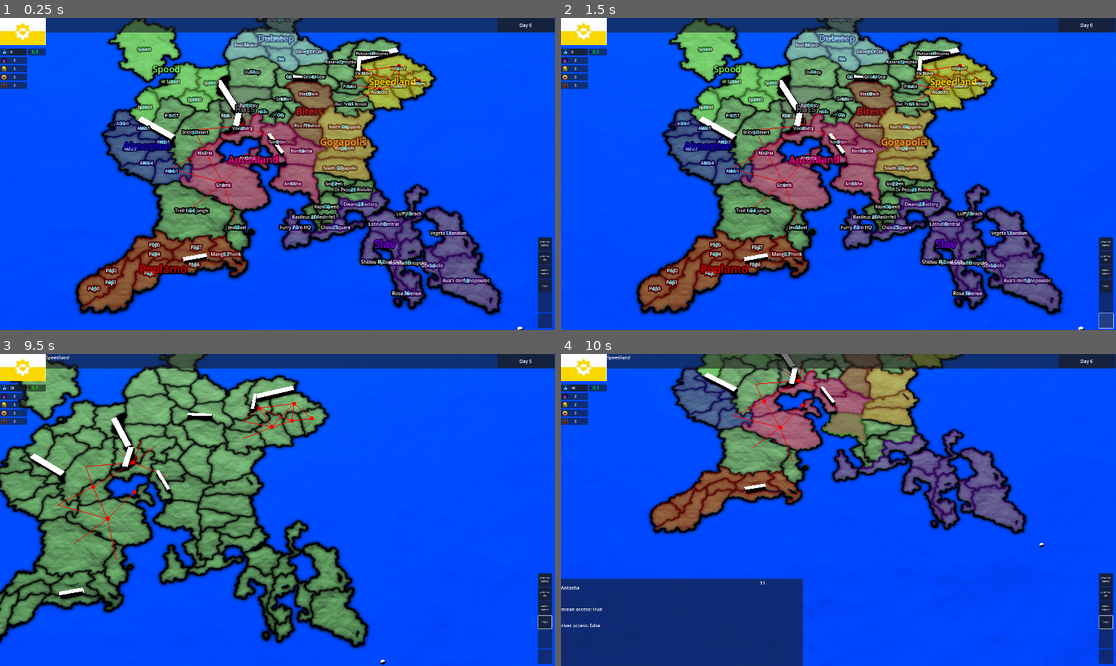
Above: before the commit, frames 1-4 (two rows, left to right).
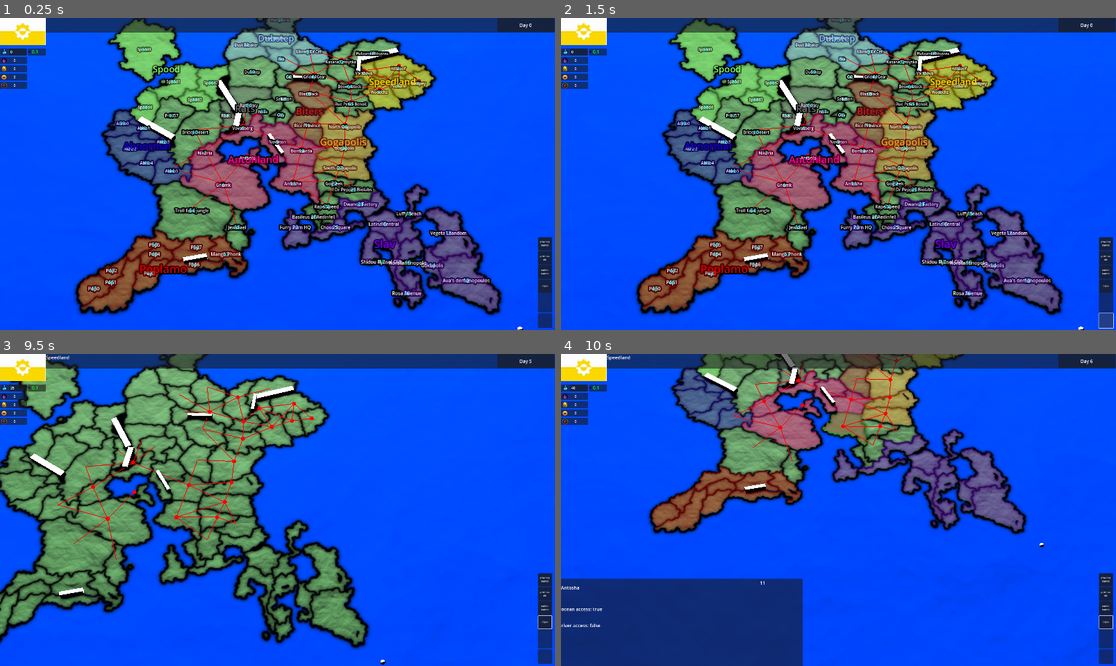
Above: after the commit, the same moments.

Repository: adrutkow/MapGame
Game: Godot game, scene res://node_3d.tscn
The game is run twice, just before and just after one commit, with the same random seed, the same clock (stepped at 60 frames per second) and the same inputs.
Inputs (mouse positions are in pixels of both pictures, inside the frame that each line leads up to):
- Up to frame 1 (0.25 s): no input
- Up to frame 2 (1.5 s): click (583, 30) at 0.5 s; click (1104, 320) at 1.25 s
- Up to frame 3 (9.5 s): click "province names" at 2 s; click "province ids" at 2.75 s; click "nation names" at 3.5 s; click "Diplo" at 4.25 s; tap Enter at 5, 6.5, 8 s; move the mouse to (399, 494) at 5.02 s; hold D (move_right) 5.03-5.78 s; tap Space (Space) at 5.1, 5.75, 7.25, 7.35, 8.75 s; click (399, 494) at 5.17 s; move the mouse to (166, 525) at 5.77 s; hold S (move_backward) 5.78-6.53 s; tap Mouse wheel down (scroll_down) at 5.85, 8.1 s; move the mouse to (333, 441) at 6.52 s; hold D (move_right) 6.53-7.28 s; tap Mouse wheel up (scroll_up) at 6.6, 8.85 s; move the mouse to (249, 572) at 7.27 s; hold W (move_forward) 7.28-8.03 s; click (249, 572) at 7.42 s; move the mouse to (444, 556) at 8.02 s; hold A (move_left) from 8.03 s (still down); move the mouse to (111, 463) at 8.77 s
- Up to frame 4 (10 s): move the mouse to (866, 510) at 9.52 s; release A (move_left) at 9.53 s; hold S (move_backward) from 9.53 s (still down); tap Space (Space) at 9.6 s; click (866, 510) at 9.67 s

The runs differ from the first frame. In frame 1, 0.4% of the frame differs, in the area x 50-67%, y 9-60%; in frame 2, 0.4%; in frame 3, 0.4%; in frame 4, 0.2%.

Commit message:
Added more province adjacencies

Diff:
--- a/Resources/province_data_list.tres
+++ b/Resources/province_data_list.tres
@@ -110,7 +110,7 @@
 heatmap_color = Vector3i(160, 70, 97)
 ocean_access = false
 river_access = false
-adjacencies = Array[int]([])
+adjacencies = Array[int]([9, 71, 26, 27])
 metadata/_custom_type_script = "uid://bbkxm05urcupl"
 
 [sub_resource type="Resource" id="Resource_4n62n"]
@@ -120,7 +120,7 @@
 heatmap_color = Vector3i(119, 19, 74)
 ocean_access = true
 river_access = false
-adjacencies = Array[int]([])
+adjacencies = Array[int]([10, 27, 72, 24])
 metadata/_custom_type_script = "uid://bbkxm05urcupl"
 
 [sub_resource type="Resource" id="Resource_dmr86"]
@@ -270,7 +270,7 @@
 heatmap_color = Vector3i(117, 65, 163)
 ocean_access = true
 river_access = false
-adjacencies = Array[int]([])
+adjacencies = Array[int]([28, 10, 27])
 metadata/_custom_type_script = "uid://bbkxm05urcupl"
 
 [sub_resource type="Resource" id="Resource_8nr04"]
@@ -280,7 +280,7 @@
 heatmap_color = Vector3i(117, 65, 94)
 ocean_access = true
 river_access = false
-adjacencies = Array[int]([])
+adjacencies = Array[int]([26, 10, 11, 72, 25])
 metadata/_custom_type_script = "uid://bbkxm05urcupl"
 
 [sub_resource type="Resource" id="Resource_cbjkj"]
@@ -290,7 +290,7 @@
 heatmap_color = Vector3i(217, 70, 97)
 ocean_access = true
 river_access = false
-adjacencies = Array[int]([])
+adjacencies = Array[int]([65, 69, 71, 26])
 metadata/_custom_type_script = "uid://bbkxm05urcupl"
 
 [sub_resource type="Resource" id="Resource_tqhvh"]
@@ -620,7 +620,7 @@
 heatmap_color = Vector3i(242, 255, 132)
 ocean_access = false
 river_access = false
-adjacencies = Array[int]([])
+adjacencies = Array[int]([60, 33, 31, 62, 64, 69])
 metadata/_custom_type_script = "uid://bbkxm05urcupl"
 
 [sub_resource type="Resource" id="Resource_hsj67"]
@@ -629,8 +629,8 @@
 id = 62
 heatmap_color = Vector3i(204, 187, 106)
 ocean_access = true
-river_access = false
-adjacencies = Array[int]([])
+river_access = true
+adjacencies = Array[int]([63, 31, 61, 64])
 metadata/_custom_type_script = "uid://bbkxm05urcupl"
 
 [sub_resource type="Resource" id="Resource_25vot"]
@@ -645,12 +645,12 @@
 
 [sub_resource type="Resource" id="Resource_gvfxe"]
 script = ExtResource("1_5xjdf")
-name = "Prov64"
+name = "Beowyistock"
 id = 64
 heatmap_color = Vector3i(153, 140, 79)
 ocean_access = false
 river_access = false
-adjacencies = Array[int]([])
+adjacencies = Array[int]([0, 62, 61, 65, 1])
 metadata/_custom_type_script = "uid://bbkxm05urcupl"
 
 [sub_resource type="Resource" id="Resource_sfewi"]
@@ -660,7 +660,7 @@
 heatmap_color = Vector3i(255, 216, 132)
 ocean_access = true
 river_access = false
-adjacencies = Array[int]([])
+adjacencies = Array[int]([28, 69, 64, 1])
 metadata/_custom_type_script = "uid://bbkxm05urcupl"
 
 [sub_resource type="Resource" id="Resource_4buer"]
@@ -730,7 +730,7 @@
 heatmap_color = Vector3i(119, 19, 120)
 ocean_access = false
 river_access = false
-adjacencies = Array[int]([])
+adjacencies = Array[int]([27, 11, 25, 24])
 metadata/_custom_type_script = "uid://bbkxm05urcupl"
 
 [resource]
